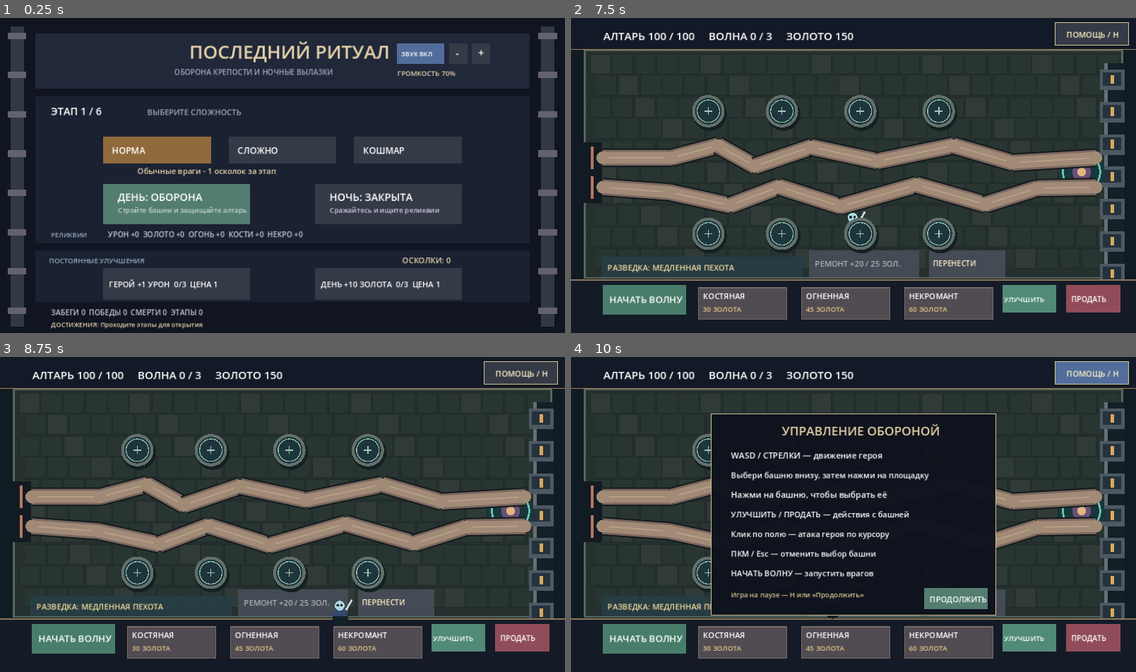
Above: before the commit, frames 1-4 (two rows, left to right).
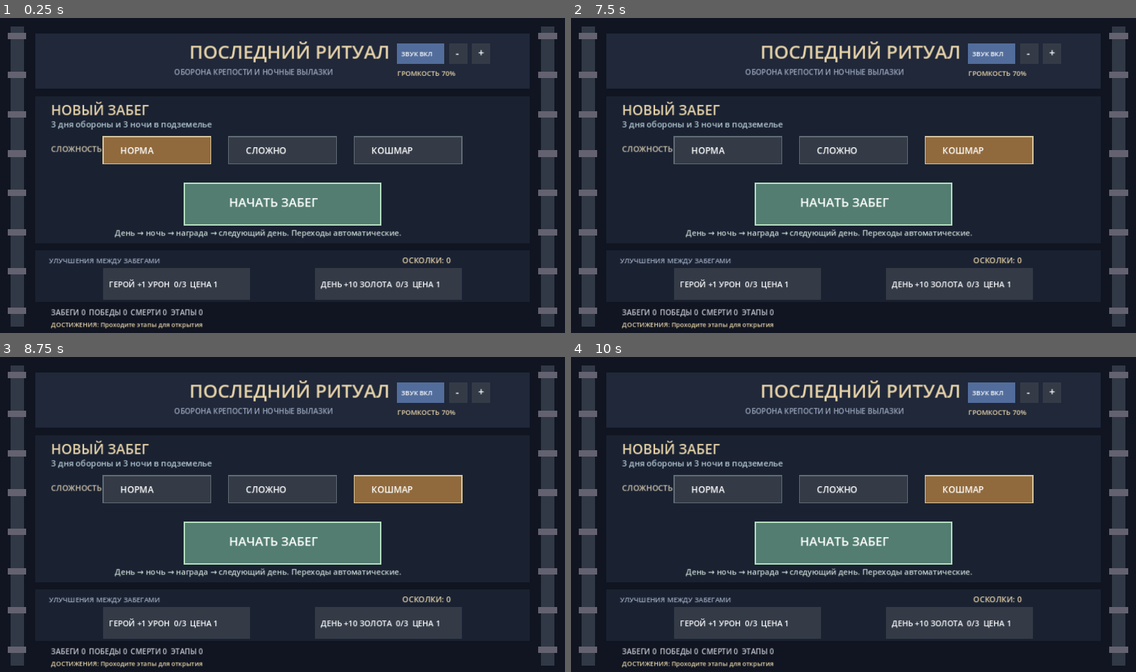
Above: after the commit, the same moments.

Repository: DoctorStrangeSH/Last-Ritual
Game: Godot game, scene res://scenes/run_loop.tscn
Same seed, same stepped clock (60 frames per second), same inputs: the game is played once before the commit and once after it.
Inputs (mouse positions are in pixels of both pictures, inside the frame that each line leads up to):
- Up to frame 1 (0.25 s): no input
- Up to frame 2 (7.5 s): tap Enter at 0.5, 2, 3.5 s; move the mouse to (977, 159) at 0.52 s; hold Right (ui_right) 0.53-1.28 s; tap H every 2.25 s from 0.6 to 7.35 s; click (977, 159) at 0.67 s; tap Space at 0.77, 1.25, 1.52, 2.75, 3.02, 3.77, 4.25, 4.52, 6.02, 6.77 s; move the mouse to (740, 191) at 1.27 s; hold Down (ui_down) 1.28-2.03 s; tap E at 1.35, 3.6, 5.85 s; move the mouse to (910, 106) at 2.02 s; hold Right (ui_right) 2.03-2.78 s; tap R at 2.1, 4.35, 6.6 s; move the mouse to (825, 241) at 2.77 s; hold Up (ui_up) 2.78-3.53 s; click (825, 241) at 2.92 s; move the mouse to (1023, 225) at 3.52 s; hold Left (ui_left) 3.53-5.03 s; move the mouse to (684, 128) at 4.27 s; move the mouse to (881, 175) at 5.02 s; hold Down (ui_down) 5.03-5.78 s; click (881, 175) at 5.17 s; move the mouse to (768, 96) at 5.77 s; hold Right (ui_right) 5.78-6.53 s; move the mouse to (977, 159) at 6.52 s; hold Up (ui_up) 6.53-7.28 s; move the mouse to (740, 191) at 7.27 s; hold Right (ui_right) from 7.28 s (still down); click (740, 191) at 7.42 s
- Up to frame 3 (8.75 s): tap Space at 7.52 s; move the mouse to (339, 445) at 8.02 s; release Right (ui_right) at 8.03 s; hold Down (ui_down) from 8.03 s (still down); tap E at 8.1 s
- Up to frame 4 (10 s): move the mouse to (825, 580) at 8.77 s; release Down (ui_down) at 8.78 s; hold Left (ui_left) 8.78-9.53 s; tap R at 8.85 s; tap Space at 9.02, 9.77 s; move the mouse to (1023, 564) at 9.52 s; hold Up (ui_up) from 9.53 s (still down); tap H at 9.6 s; click (1023, 564) at 9.67 s

The runs differ from the first frame. In frame 1, 10% of the frame differs, in the area x 8-82%, y 26-79%; in frame 2, 43%; in frame 3, 43%; in frame 4, 43%, in the area x 0-100%, y 1-99%.

Commit message:
fix(run): simplify menu and automate day-night progression

Diff:
--- a/scripts/run_loop.gd
+++ b/scripts/run_loop.gd
@@ -25,8 +25,7 @@
 var last_phase := "day"
 const META_HERO_BUTTON := Rect2(210, 510, 300, 65)
 const META_TREASURY_BUTTON := Rect2(642, 510, 300, 65)
-const DAY_BUTTON := Rect2(210, 338, 300, 82)
-const NIGHT_BUTTON := Rect2(642, 338, 300, 82)
+const START_RUN_BUTTON := Rect2(376, 337, 400, 85)
 const REWARD_BUTTONS := [Rect2(80, 370, 225, 100), Rect2(350, 370, 225, 100), Rect2(620, 370, 225, 100), Rect2(890, 370, 225, 100)]
 const AUDIO_MUTE_BUTTON := Rect2(810, 52, 96, 42)
 const AUDIO_DOWN_BUTTON := Rect2(916, 52, 38, 42)
@@ -84,7 +83,7 @@
     return "day" if phase_count % 2 == 0 else "night"
 
 func start_phase(kind: String) -> bool:
-    if phase != "hub" or kind != expected_phase():
+    if (phase != "hub" and phase != "transition") or kind != expected_phase():
         return false
     if active_game != null:
         active_game.queue_free()
@@ -113,6 +112,11 @@
     queue_redraw()
     return true
 
+func start_run() -> bool:
+    if phase != "hub" or phase_count != 0:
+        return false
+    return start_phase("day")
+
 func finish_phase(won: bool) -> void:
     if phase != "day" and phase != "night":
         return
@@ -131,9 +135,14 @@
         meta.record_phase_clear()
         meta.award(1 + difficulty)
         phase_count += 1
-        phase = "victory" if phase_count >= 6 else "reward"
-        if phase == "victory":
+        if phase_count >= 6:
+            phase = "victory"
             meta.record_result(true)
+        elif expected_phase() == "night":
+            phase = "transition"
+            start_phase("night")
+        else:
+            phase = "reward"
     meta.save_profile()
     queue_redraw()
 
@@ -153,9 +162,8 @@
             run_necro_kill_bonus += 3
         _:
             return false
-    phase = "hub"
-    queue_redraw()
-    return true
+    phase = "transition"
+    return start_phase(expected_phase())
 
 func _process(_delta: float) -> void:
     if active_game == null:
@@ -202,11 +210,8 @@
             queue_redraw()
             get_viewport().set_input_as_handled()
             return
-        if expected_phase() == "day" and DAY_BUTTON.has_point(point):
-            start_phase("day")
-            get_viewport().set_input_as_handled()
-        elif expected_phase() == "night" and NIGHT_BUTTON.has_point(point):
-            start_phase("night")
+        if START_RUN_BUTTON.has_point(point):
+            start_run()
             get_viewport().set_input_as_handled()
     elif phase == "reward":
         for i in range(REWARD_BUTTONS.size()):
@@ -255,25 +260,20 @@
             draw_string(ThemeDB.fallback_font, AUDIO_DOWN_BUTTON.position + Vector2(13, 27), "-", HORIZONTAL_ALIGNMENT_LEFT, -1, 21, Color.WHITE)
             draw_string(ThemeDB.fallback_font, AUDIO_UP_BUTTON.position + Vector2(13, 27), "+", HORIZONTAL_ALIGNMENT_LEFT, -1, 21, Color.WHITE)
             draw_string(ThemeDB.fallback_font, Vector2(810, 118), "ГРОМКОСТЬ %d%%" % roundi(audio_volume * 100.0), HORIZONTAL_ALIGNMENT_LEFT, -1, 14, Color("#e7d3a8"))
-            draw_rect(Rect2(72, 160, 1008, 300), Color("#1a2232"))
-            draw_string(ThemeDB.fallback_font, Vector2(104, 198), "ЭТАП %d / 6" % (phase_count + 1), HORIZONTAL_ALIGNMENT_LEFT, -1, 21, Color.WHITE)
-            draw_string(ThemeDB.fallback_font, Vector2(300, 198), "ВЫБЕРИТЕ СЛОЖНОСТЬ", HORIZONTAL_ALIGNMENT_LEFT, -1, 16, Color("#9da9bf"))
-            var next_phase := expected_phase()
+            draw_rect(Rect2(72, 160, 1008, 299), Color("#1a2232"))
+            draw_string(ThemeDB.fallback_font, Vector2(104, 198), "НОВЫЙ ЗАБЕГ", HORIZONTAL_ALIGNMENT_LEFT, -1, 28, Color("#e7d3a8"))
+            draw_string(ThemeDB.fallback_font, Vector2(104, 223), "3 дня обороны и 3 ночи в подземелье", HORIZONTAL_ALIGNMENT_LEFT, -1, 17, Color("#b5c9d3"))
+            draw_string(ThemeDB.fallback_font, Vector2(104, 273), "СЛОЖНОСТЬ", HORIZONTAL_ALIGNMENT_LEFT, -1, 16, Color("#d3c6ad"))
             for i in range(DIFFICULTY_BUTTONS.size()):
                 draw_rect(DIFFICULTY_BUTTONS[i], Color("#906a3d") if difficulty == i else Color("#343b47"))
-                draw_string(ThemeDB.fallback_font, DIFFICULTY_BUTTONS[i].position + Vector2(18, 35), DIFFICULTY_NAMES[i], HORIZONTAL_ALIGNMENT_LEFT, -1, 18, Color.WHITE)
-            var difficulty_help := ["Обычные враги - 1 осколок за этап", "Сильные враги - 2 осколка за этап", "Опасные враги - 3 осколка за этап"]
-            draw_string(ThemeDB.fallback_font, Vector2(280, 318), difficulty_help[difficulty], HORIZONTAL_ALIGNMENT_LEFT, -1, 16, Color("#e7d3a8"))
-            draw_rect(DAY_BUTTON, Color("#527d70") if next_phase == "day" else Color("#343b47"))
-            draw_rect(NIGHT_BUTTON, Color("#594d78") if next_phase == "night" else Color("#343b47"))
-            draw_string(ThemeDB.fallback_font, DAY_BUTTON.position + Vector2(30, 35), "ДЕНЬ: ОБОРОНА" if next_phase == "day" else "ДЕНЬ: ПРОЙДЕН", HORIZONTAL_ALIGNMENT_LEFT, -1, 21, Color.WHITE)
-            draw_string(ThemeDB.fallback_font, DAY_BUTTON.position + Vector2(30, 59), "Стройте башни и защищайте алтарь", HORIZONTAL_ALIGNMENT_LEFT, -1, 14, Color("#c7d5d0"))
-            draw_string(ThemeDB.fallback_font, NIGHT_BUTTON.position + Vector2(30, 35), "НОЧЬ: ПОИСК" if next_phase == "night" else "НОЧЬ: ЗАКРЫТА", HORIZONTAL_ALIGNMENT_LEFT, -1, 21, Color.WHITE)
-            draw_string(ThemeDB.fallback_font, NIGHT_BUTTON.position + Vector2(30, 59), "Сражайтесь и ищите реликвии", HORIZONTAL_ALIGNMENT_LEFT, -1, 14, Color("#d2c9e4"))
-            draw_string(ThemeDB.fallback_font, Vector2(104, 447), "РЕЛИКВИИ", HORIZONTAL_ALIGNMENT_LEFT, -1, 13, Color("#9da9bf"))
-            draw_string(ThemeDB.fallback_font, Vector2(220, 447), "УРОН +%d  ЗОЛОТО +%d  ОГОНЬ +%d  КОСТИ +%d  НЕКРО +%d" % [run_damage_bonus, run_gold_bonus, run_fire_bonus, run_bone_tower_bonus, run_necro_kill_bonus], HORIZONTAL_ALIGNMENT_LEFT, -1, 15, Color("#c7c9d1"))
+                draw_rect(DIFFICULTY_BUTTONS[i], Color("#d8c59b") if difficulty == i else Color("#606b75"), false, 2.0)
+                draw_string(ThemeDB.fallback_font, DIFFICULTY_BUTTONS[i].position + Vector2(35, 35), DIFFICULTY_NAMES[i], HORIZONTAL_ALIGNMENT_LEFT, -1, 18, Color.WHITE)
+            draw_rect(START_RUN_BUTTON, Color("#527d70"))
+            draw_rect(START_RUN_BUTTON, Color("#b5dfbf"), false, 3.0)
+            draw_string(ThemeDB.fallback_font, START_RUN_BUTTON.position + Vector2(91, 48), "НАЧАТЬ ЗАБЕГ", HORIZONTAL_ALIGNMENT_LEFT, -1, 25, Color.WHITE)
+            draw_string(ThemeDB.fallback_font, Vector2(234, 444), "День → ночь → награда → следующий день. Переходы автоматические.", HORIZONTAL_ALIGNMENT_LEFT, -1, 16, Color("#c7d5d0"))
             draw_rect(Rect2(72, 474, 1008, 105), Color("#1a2232"))
-            draw_string(ThemeDB.fallback_font, Vector2(100, 500), "ПОСТОЯННЫЕ УЛУЧШЕНИЯ", HORIZONTAL_ALIGNMENT_LEFT, -1, 14, Color("#9da9bf"))
+            draw_string(ThemeDB.fallback_font, Vector2(100, 500), "УЛУЧШЕНИЯ МЕЖДУ ЗАБЕГАМИ", HORIZONTAL_ALIGNMENT_LEFT, -1, 14, Color("#9da9bf"))
             draw_string(ThemeDB.fallback_font, Vector2(820, 500), "ОСКОЛКИ: %d" % meta.fragments, HORIZONTAL_ALIGNMENT_LEFT, -1, 16, Color("#e7d3a8"))
             draw_rect(META_HERO_BUTTON, Color("#526d9b") if meta.hero_level < 3 and meta.fragments >= meta.hero_level + 1 else Color("#343b47"))
             draw_rect(META_TREASURY_BUTTON, Color("#527d70") if meta.treasury_level < 3 and meta.fragments >= meta.treasury_level + 1 else Color("#343b47"))
@@ -289,11 +289,11 @@
                 badges.append("МАСТЕР РИТУАЛА +6")
             draw_string(ThemeDB.fallback_font, Vector2(104, 630), "ДОСТИЖЕНИЯ: " + (", ".join(badges) if not badges.is_empty() else "Проходите этапы для открытия"), HORIZONTAL_ALIGNMENT_LEFT, -1, 13, Color("#e7d3a8"))
         "reward":
-            draw_string(ThemeDB.fallback_font, Vector2(410, 235), "ВЫБЕРИТЕ РЕЛИКВИЮ", HORIZONTAL_ALIGNMENT_LEFT, -1, 26, Color.WHITE)
-            var names := ["КОСТИ: +1 УРОН", "УГОЛЬ: СКОРОСТЬ И ОГОНЬ", "ЗОЛОТО: +30 В НАЧАЛЕ", "НЕКРО: +3 ЗОЛОТА"]
+            draw_string(ThemeDB.fallback_font, Vector2(410, 235), "НОЧЬ ЗАВЕРШЕНА — ВЫБЕРИТЕ НАГРАДУ", HORIZONTAL_ALIGNMENT_LEFT, -1, 26, Color.WHITE)
+            var names := ["КОСТИ: +1 УРОН", "УГОЛЬ: ОГОНЬ", "ЗОЛОТО: +30", "НЕКРО: +3 ЗА УБИЙСТВО"]
             for i in range(REWARD_BUTTONS.size()):
                 draw_rect(REWARD_BUTTONS[i], [Color("#526d9b"), Color("#a16a36"), Color("#927447"), Color("#4e7668")][i])
-                draw_string(ThemeDB.fallback_font, REWARD_BUTTONS[i].position + Vector2(12, 55), names[i], HORIZONTAL_ALIGNMENT_LEFT, -1, 17, Color.WHITE)
+                draw_string(ThemeDB.fallback_font, REWARD_BUTTONS[i].position + Vector2(9, 55), names[i], HORIZONTAL_ALIGNMENT_LEFT, -1, 15, Color.WHITE)
         "defeat", "victory":
             draw_string(ThemeDB.fallback_font, Vector2(400, 260), "РИТУАЛ ЗАВЕРШЁН" if phase == "victory" else "ЗАБЕГ ОКОНЧЕН", HORIZONTAL_ALIGNMENT_LEFT, -1, 32, Color.WHITE)
             draw_string(ThemeDB.fallback_font, Vector2(400, 320), "Пройдено этапов: %d / 6" % completed_phases, HORIZONTAL_ALIGNMENT_LEFT, -1, 22, Color("#c7c9d1"))
